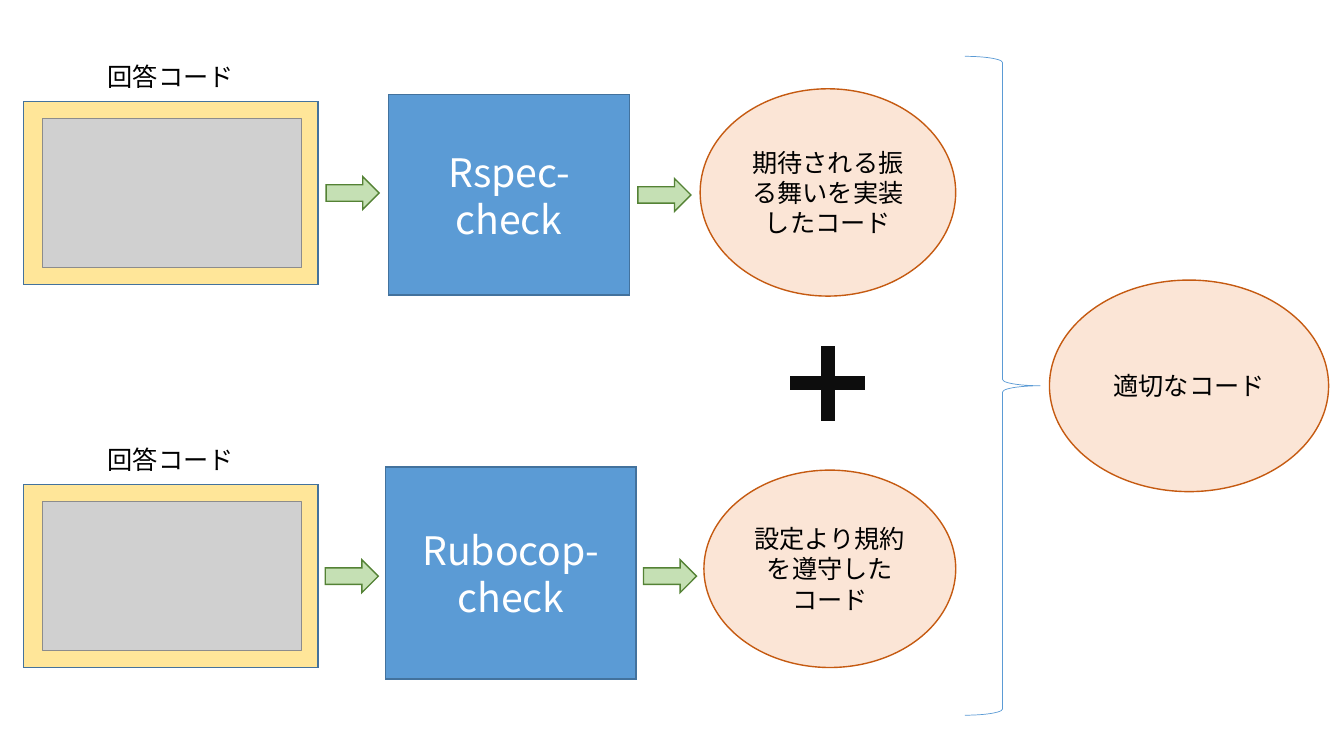
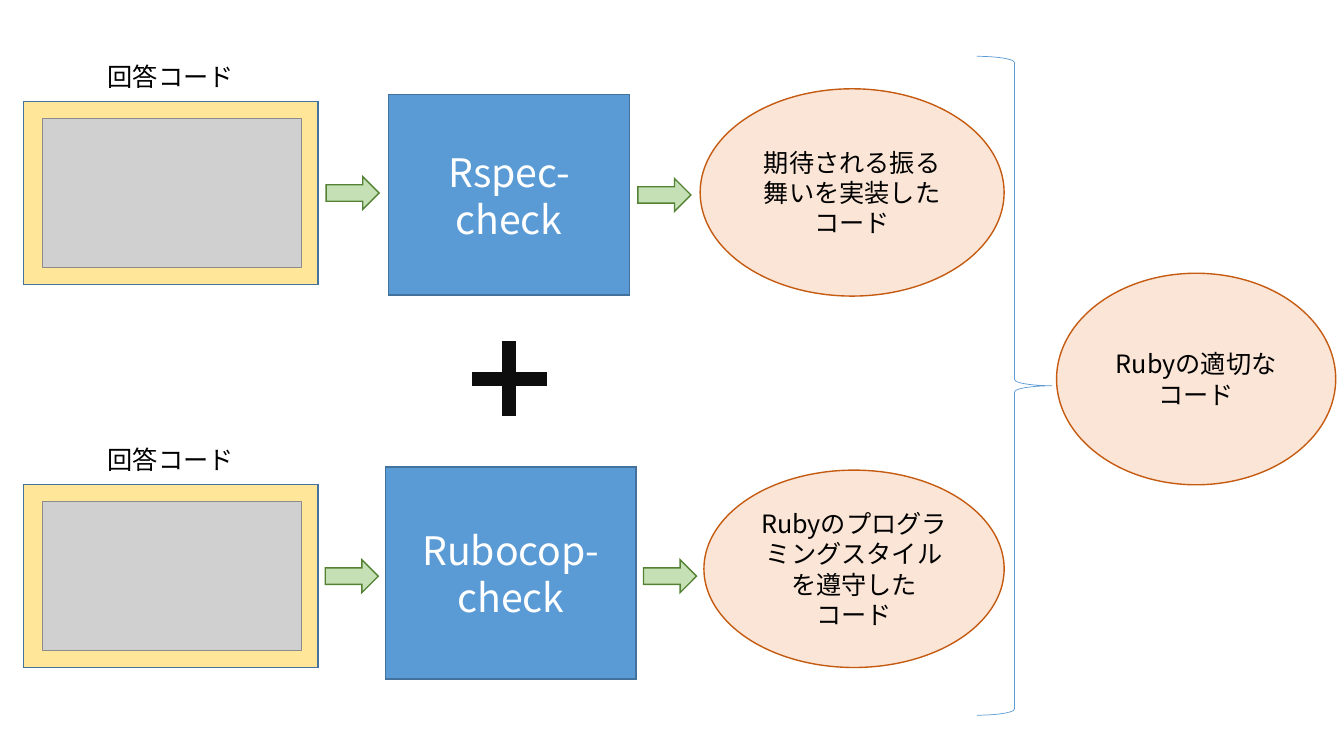
Before and after one commit to Takaki0403/ruby_learner, a slide deck: slide 6 of docs/thesis/mid_term.pptx (slide 3 before the commit). Drawn at 1344x756 pixels with LibreOffice and Linux fonts; fonts in the diff are those of the drawing; grey boxes stand for pictures. Boxes give left, top, right and bottom in pixels: in the first picture for what was removed or moved away, otherwise in the second. Text is boxed around its words. In the diff, an @@ line names an element or a change of style, - is before the commit and + after.

```diff
--- a/docs/thesis/mid_term.pptx
+++ b/docs/thesis/mid_term.pptx
@@ right brace: place and size @@
-right brace at box(965, 56, 1041, 716)
+right brace at box(977, 56, 1053, 716)
@@ ellipse "期待される振る舞いを実装したコード": place and size @@
-ellipse "期待される振る舞いを実装したコード" at box(701, 89, 957, 296)
+ellipse "期待される振る舞いを実装したコード" at box(701, 89, 1005, 296)
@@ ellipse "Rubyの適切なコード": place and size @@
-ellipse "Rubyの適切なコード" at box(1050, 280, 1329, 492)
+ellipse "Rubyの適切なコード" at box(1057, 273, 1336, 485)
@@ plus: place and size @@
-plus at box(791, 347, 865, 420)
+plus at box(473, 342, 546, 415)
@@ text in ellipse at box(1113, 373, 1264, 397): text changed @@
-適切なコード
+Rubyの適切なコード
@@ ellipse "Rubyのプログラミングスタイル": place and size @@
-ellipse "Rubyのプログラミングスタイル" at box(704, 470, 956, 667)
+ellipse "Rubyのプログラミングスタイル" at box(704, 470, 1004, 667)
@@ text in ellipse at box(791, 572, 917, 625): text changed @@
-設定より規約を遵守したコード
+Rubyのプログラミングスタイル
+を遵守した
+コード
```
Also in this commit, not shown: 3 other slides changed, 1 slide added, 2 other files.
